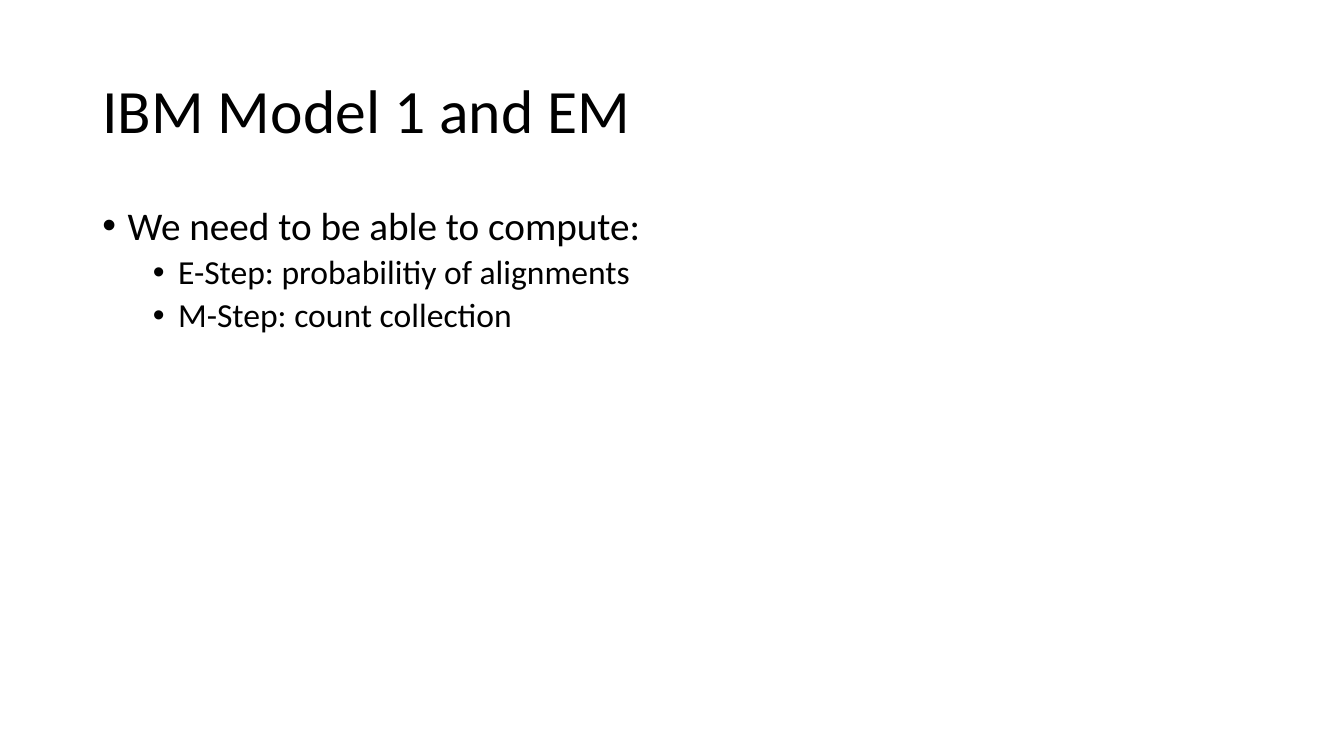
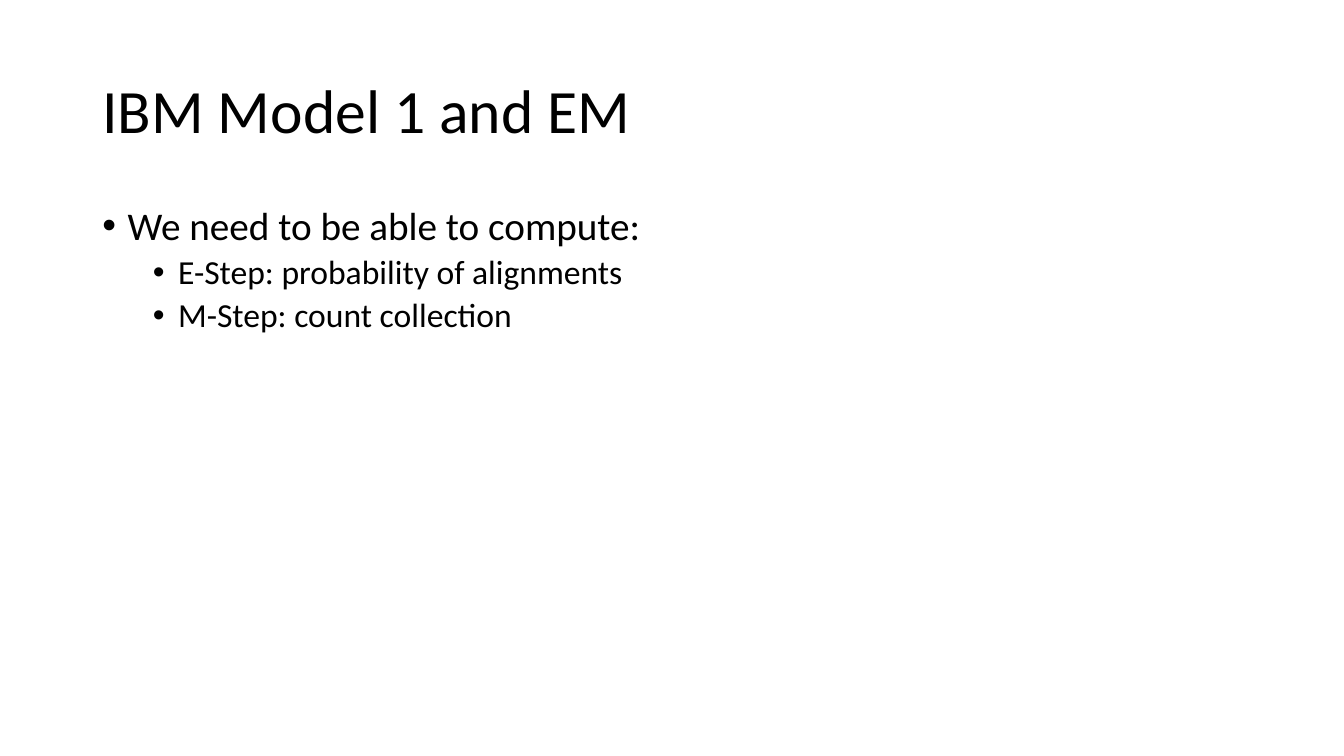
Before and after one commit to isi-nlp/csci_544_fa_18_slides, a slide deck: slide 19 of ibm_1102.pptx. Drawn at 1344x756 pixels with LibreOffice and Linux fonts; fonts in the diff are those of the drawing. Boxes give left, top, right and bottom in pixels: in the first picture for what was removed or moved away, otherwise in the second. Text is boxed around its words. In the diff, an @@ line names an element or a change of style, - is before the commit and + after.

```diff
--- a/ibm_1102.pptx
+++ b/ibm_1102.pptx
@@ text at box(178, 260, 622, 290): text changed @@
-  • E-Step: probabilitiy of alignments
+  • E-Step: probability of alignments
```
Also in this commit, not shown: 1 other file.
